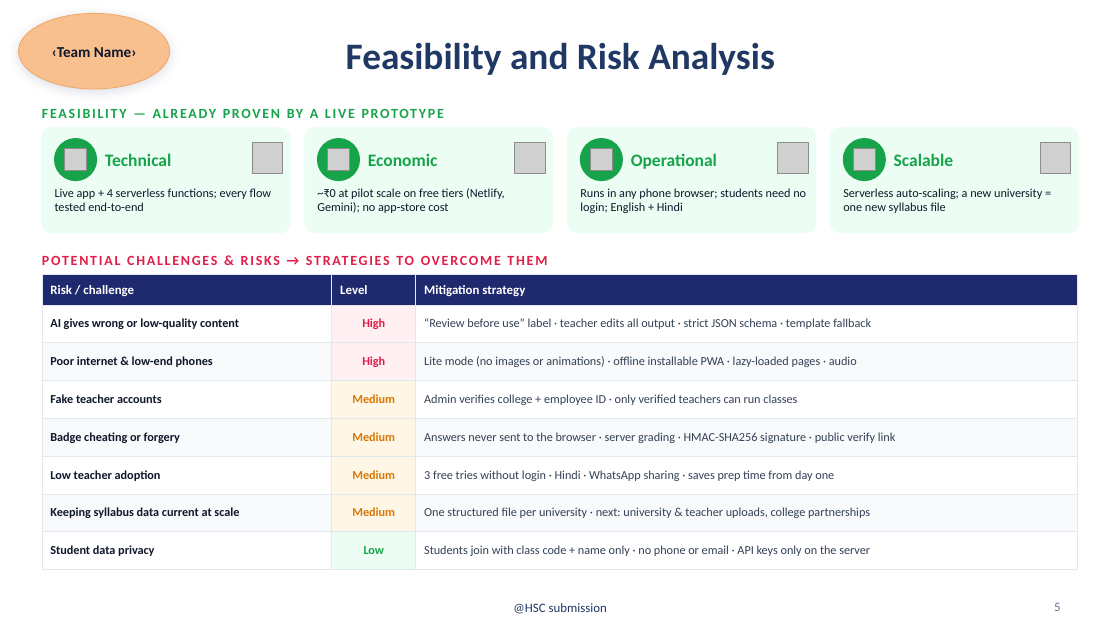
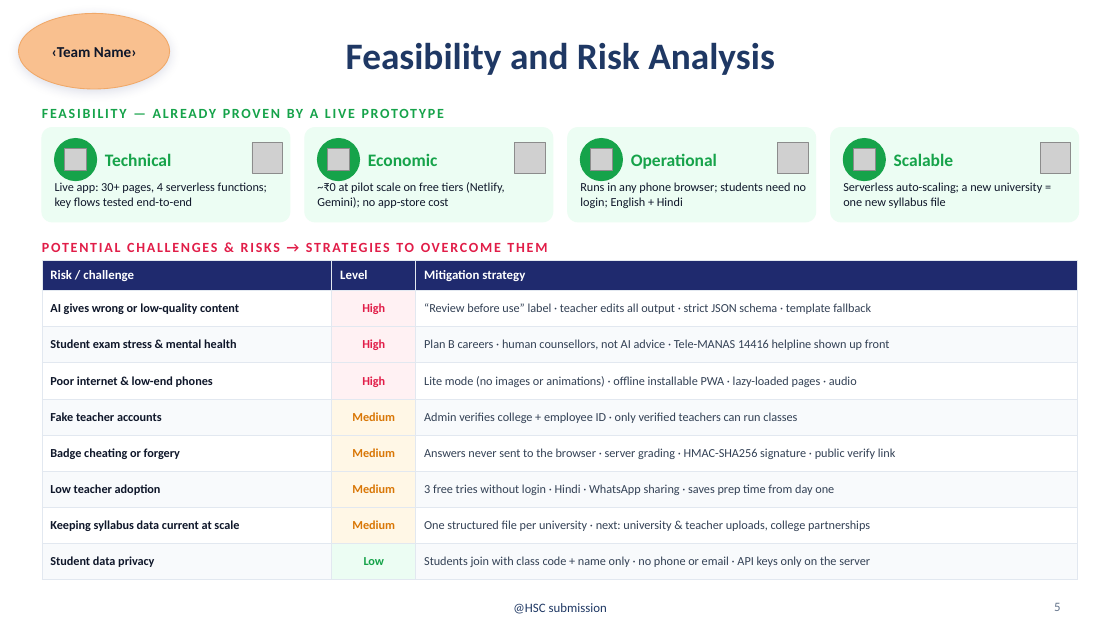
Before and after one commit to prakharporwal518-collab/Student-Setu, a slide deck: slide 5 of hackathon-submission/Student_Setu_HSC.pptx. Drawn at 1120x630 pixels with LibreOffice and Linux fonts; fonts in the diff are those of the drawing; grey boxes stand for pictures; background and template pictures are left out. Boxes give left, top, right and bottom in pixels: in the first picture for what was removed or moved away, otherwise in the second. Text is boxed around its words. In the diff, an @@ line names an element or a change of style, - is before the commit and + after.

```diff
--- a/hackathon-submission/Student_Setu_HSC.pptx
+++ b/hackathon-submission/Student_Setu_HSC.pptx
@@ rounded rectangle resized from (x1=42, y1=128, x2=290, y2=233) to (x1=42, y1=128, x2=290, y2=222) @@
@@ rounded rectangle resized from (x1=305, y1=128, x2=553, y2=233) to (x1=305, y1=128, x2=553, y2=222) @@
@@ proportions changed in 4 elements at (x1=42, y1=128, x2=290, y2=222), (x1=305, y1=128, x2=553, y2=222), (x1=831, y1=128, x2=1079, y2=222), (x1=568, y1=128, x2=816, y2=222) @@
@@ rounded rectangle resized from (x1=568, y1=128, x2=816, y2=233) to (x1=568, y1=128, x2=816, y2=222) @@
@@ rounded rectangle resized from (x1=831, y1=128, x2=1079, y2=233) to (x1=831, y1=128, x2=1079, y2=222) @@
@@ text at (x1=55, y1=182, x2=267, y2=208): text changed @@
-Live app + 4 serverless functions; every flow tested end-to-end
+Live app: 30+ pages, 4 serverless functions; key flows tested end-to-end
@@ text "~₹0 at pilot scale on ..." moved from (x1=317, y1=188, x2=505, y2=213) to (x1=317, y1=182, x2=505, y2=208) @@
@@ text "Runs in any phone browser; ..." moved from (x1=580, y1=188, x2=806, y2=213) to (x1=580, y1=182, x2=806, y2=208) @@
@@ text "Serverless auto-scaling; a new university ..." moved from (x1=843, y1=188, x2=1042, y2=213) to (x1=843, y1=182, x2=1042, y2=208) @@
@@ text "POTENTIAL CHALLENGES & RISKS → ..." moved from (x1=396, y1=256, x2=414, y2=265) to (x1=396, y1=243, x2=414, y2=252) @@
@@ table at (x1=42, y1=260, x2=1078, y2=571) @@
+row 3: Student exam stress & mental health | High | Plan B careers · human counsellors, not AI advice · Tele-MANAS 14416 helpline shown up front
@@ table resized from (x1=42, y1=275, x2=1078, y2=560) to (x1=42, y1=260, x2=1078, y2=571) @@
```
Also in this commit, not shown: 6 other slides changed, 1 other file.
